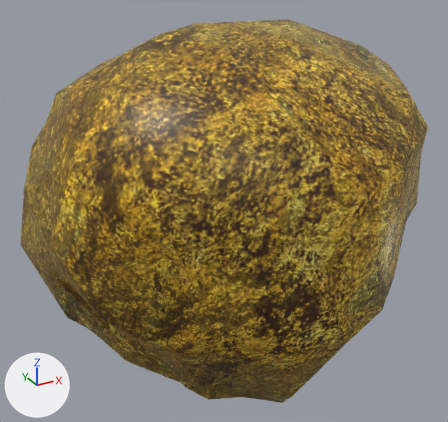
What one commit did to the COLLADA model oldgoldmine-game/Content/models_3d/GoldCollectible/goldOre.dae.
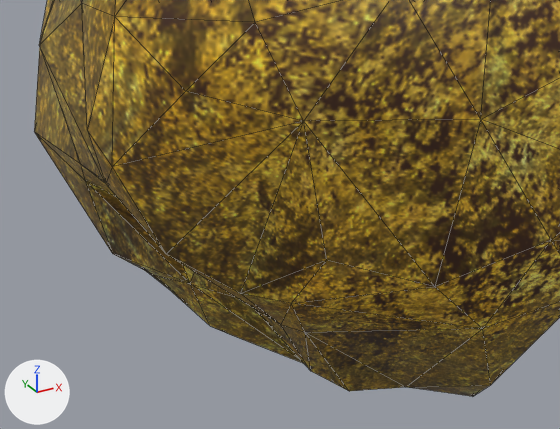
Each version is shown whole from a 50 mm lens placed at (-1.45, -2.91, 1.19), pointed at (0.03, -0.21, -0.16), then close up on the part from 0% to 75% of the width and 39% to 100% of the height. Arrows for +X, +Y and +Z are at lower left; the lights stay in place. The close-ups show mesh edges as thin lines. Where no turn or scale is listed for an object, it has been applied to the vertices.

Objects in the first close-up: 'GoldNugget3'.
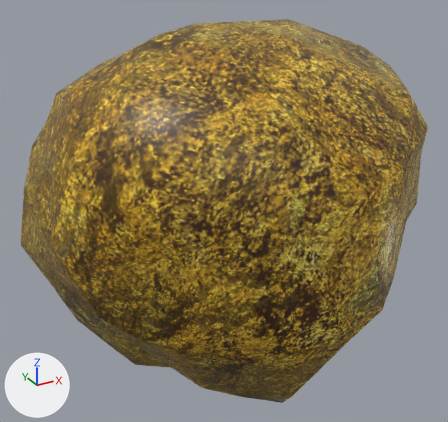
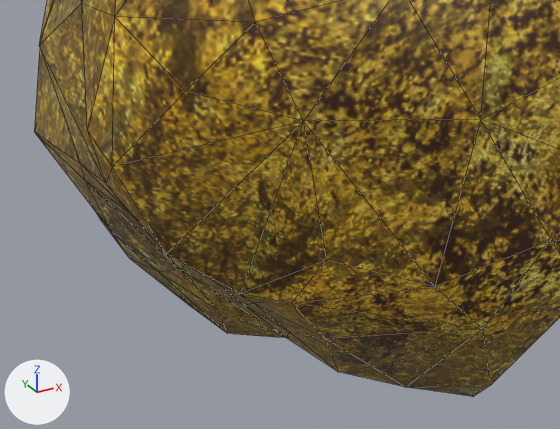
The change in detail:
me_sphere_001 has 146 vertices, 288 faces and spans x -0.97..1.13, y -1.32..0.85, z -1.16..0.85.
me_sphere_001 is used by ob_goldnugget3; location (0.0, 0.0, 0.0).
Part 1, on me_sphere_001:
Vertex 7 of me_sphere_001 moves from (-0.7, -0.03, -0.79) at pixel (152, 274) to (-0.69, -0.06, -0.76) at pixel (157, 271).
Vertex 21 of me_sphere_001 moves from (-0.58, -0.2, -0.93) at pixel (210, 326) to (-0.55, -0.22, -0.87) at pixel (219, 310).
Vertex 28 of me_sphere_001 moves from (-0.34, -0.46, -1.0) to (-0.38, -0.36, -0.94) at pixel (286, 337).
Vertex 29 of me_sphere_001 moves from (-0.64, -0.22, -0.73) at pixel (190, 283) to (-0.66, -0.22, -0.67) at pixel (180, 270).
Vertex 36 of me_sphere_001 moves from (-0.3, -0.66, -0.97) at pixel (349, 391) to (-0.33, -0.64, -0.9) at pixel (338, 372).
Vertex 37 of me_sphere_001 moves from (-0.5, -0.35, -0.76) to (-0.54, -0.43, -0.72) at pixel (244, 305).
Vertex 43 of me_sphere_001 moves from (-0.42, -0.64, -0.86) at pixel (310, 371) to (-0.45, -0.57, -0.75) at pixel (289, 331).
Vertex 49 of me_sphere_001 moves from (-0.49, -0.76, -0.61) at pixel (305, 332) to (-0.43, -0.77, -0.65) at pixel (325, 338).
Vertex 58 of me_sphere_001 moves from (-0.47, -0.55, -0.73) at pixel (280, 324) to (-0.59, -0.64, -0.55) at pixel (252, 302).
Vertex 81 of me_sphere_001 moves from (-0.63, -0.36, -0.53) to (-0.69, -0.41, -0.52).
Vertex 100 of me_sphere_001 moves from (-0.68, -0.17, -0.54) to (-0.81, -0.25, -0.41) at pixel (130, 213).
Vertex 134 of me_sphere_001 moves from (-0.82, -0.01, -0.69) at pixel (112, 253) to (-0.81, 0.04, -0.64) at pixel (111, 232).

Boxes [x1, y1, x2, y2] around the edits, measured in the close-ups (560 x 429 px; the box of a moved part takes in the faces that stretch with it):
part 1 of me_sphere_001, moved or reshaped
    before: [35, 133, 483, 391]
    after: [35, 133, 483, 387]
